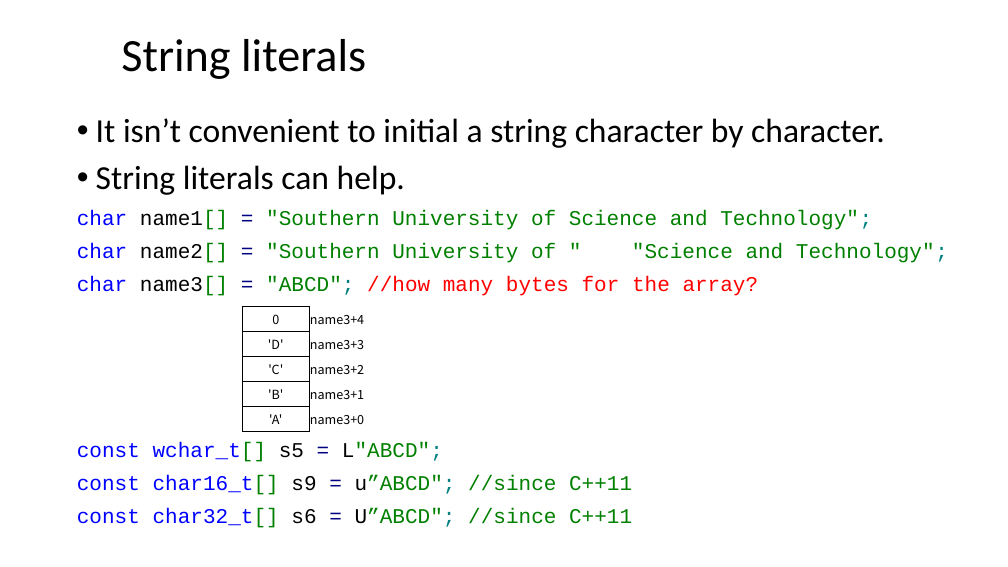
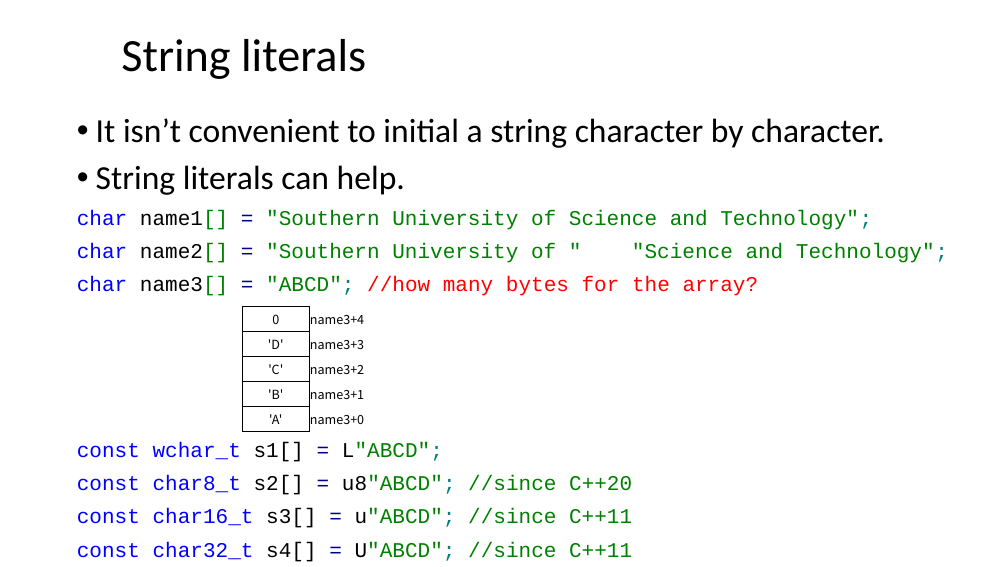
Before and after one commit to ShiqiYu/CPP, a slide deck: slide 11 of week04/Lecture04.pptx. Drawn at 1008x567 pixels with LibreOffice and Linux fonts; fonts in the diff are those of the drawing; background and template pictures are left out. Boxes give left, top, right and bottom in pixels: in the first picture for what was removed or moved away, otherwise in the second. Text is boxed around its words. In the diff, an @@ line names an element or a change of style, - is before the commit and + after.

```diff
--- a/week04/Lecture04.pptx
+++ b/week04/Lecture04.pptx
@@ text at [77,442,632,562]: text changed @@
-const wchar_t[] s5 = L"ABCD";
-const char16_t[] s9 = u”ABCD"; //since C++11
-const char32_t[] s6 = U”ABCD"; //since C++11
+const wchar_t s1[] = L"ABCD";
+const char8_t s2[] = u8"ABCD"; //since C++20
+const char16_t s3[] = u"ABCD"; //since C++11
+const char32_t s4[] = U"ABCD"; //since C++11
```
Also in this commit, not shown: 1 other slide changed, 4 other files.
